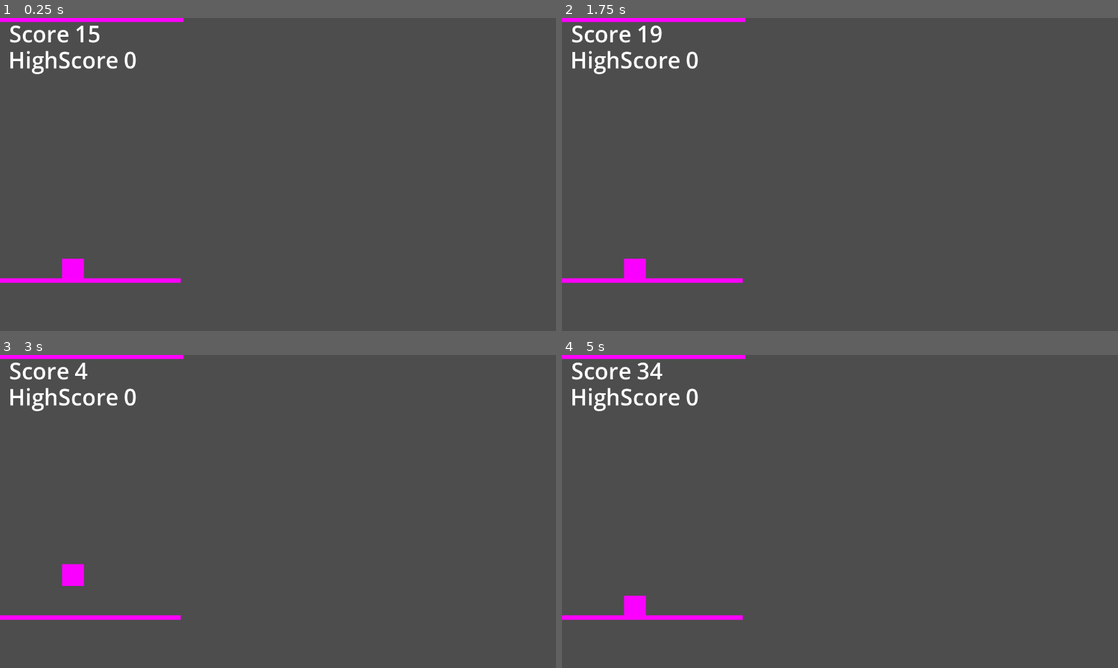
Above: before the commit, frames 1-4 (two rows, left to right).
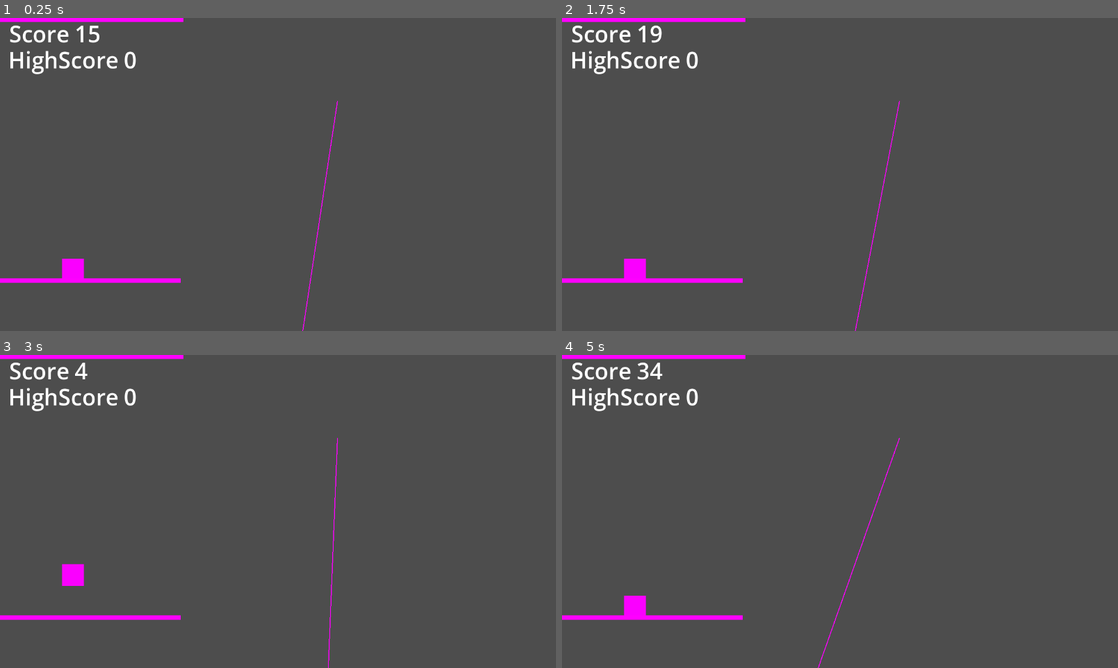
Above: after the commit, the same moments.

Repository: JeffTheCbI4/2FortSprint
Game: Godot game, scene res://scenes/game.tscn
Two runs of this game, one before a commit and one after it. Both use one fixed random seed, a clock stepped at 60 frames per second and the inputs below.
Inputs:
- Up to frame 1 (0.25 s): no input
- Up to frame 2 (1.75 s): hold R 0.53-1.28 s; tap Space at 0.77, 1.52 s; tap Enter at 1.25 s; tap R at 1.35 s
- Up to frame 3 (3 s): hold R 2.03-2.78 s; tap Space at 2.75 s; tap R at 2.85 s
- Up to frame 4 (5 s): tap Space at 3.02, 3.77, 4.52 s; hold R 3.53-4.28 s; tap Enter at 4.25 s; tap R at 4.35 s

The runs differ from the first frame. In frame 1, 0.2% of the frame differs, in the area x 54-61%, y 26-100%; in frame 2, 0.2%; in frame 3, 0.1%; in frame 4, 0.2%, in the area x 46-61%, y 26-100%.

Commit message:
Sniper enemy
Sniper enemy added + some randomness to bullet generation

Diff:
--- a/project.godot
+++ b/project.godot
@@ -10,7 +10,7 @@
 
 [application]
 
-config/name="Jetpack Joyride"
+config/name="MaidenSprint"
 run/main_scene="res://scenes/game.tscn"
 config/features=PackedStringArray("4.2", "Forward Plus")
 config/icon="res://icon.svg"
@@ -28,3 +28,7 @@
 [dotnet]
 
 project/assembly_name="Jetpack Joyride"
+
+[rendering]
+
+textures/canvas_textures/default_texture_filter=0
--- a/scenes/Player.gd
+++ b/scenes/Player.gd
@@ -37,9 +37,9 @@
 	pass
 
 func generate_bullets():
-	var first = generate_bullet(Vector2 (-25, 60), -260)
-	var second = generate_bullet(Vector2 (0, 60), -270)
-	var third = generate_bullet(Vector2 (25, 60), -280)
+	var first = generate_bullet(Vector2 (-25, 60), -260 + randf_range(-20, 20))
+	var second = generate_bullet(Vector2 (0, 60), -270 + randf_range(-20, 20))
+	var third = generate_bullet(Vector2 (25, 60), -280 + randf_range(-20, 20))
 
 func generate_bullet(relational_position, directon_degree):
 	var bullet = bullet_scene.instantiate()
@@ -67,7 +67,7 @@
 		falling_velocity = new_velocity
 
 
-func _die():
+func die():
 	current_state = State.DEAD
 	get_node("Timer").stop()
 	_set_animation("dead")
@@ -79,7 +79,7 @@
 	pass
 
 func _on_area_2d_area_entered(area):
-	_die()
+	die()
 	pass # Replace with function body.
 
 
--- /dev/null
+++ b/scenes/Sniper.gd
@@ -0,0 +1,53 @@
+extends Node2D
+
+@export var angular_speed: float
+var target
+var state: SniperState = SniperState.AIMING
+
+enum SniperState { AIMING, READY_TO_FIRE }
+
+# Called when the node enters the scene tree for the first time.
+func _ready():
+	var target = Global.player
+	print(target)
+	pass # Replace with function body.
+
+
+# Called every frame. 'delta' is the elapsed time since the previous frame.
+func _process(delta):
+	pass
+
+func _physics_process(delta):
+	if (!target):
+		target = Global.player
+	if (state == SniperState.AIMING):
+		_process_ray_cast(delta)
+	if (target):
+		var target_vector = (target.global_position - global_position).normalized()
+		var current_angle = rotation
+		var current_vector = Vector2.from_angle(current_angle).normalized()
+		var product = target_vector.x * current_vector.y - target_vector.y * current_vector.x
+		if (product > 0):
+			current_angle -= angular_speed
+		elif (product < 0):
+			current_angle += angular_speed
+		rotation = current_angle
+
+func _process_ray_cast(delta):
+	var ray:RayCast2D = get_node("RayCast2D")
+	if (ray.is_colliding() && ray.get_collider()):
+		state = SniperState.READY_TO_FIRE
+		get_node("Line2D").default_color = Color.DARK_ORANGE
+		get_node("ShootingTimer").start()
+		pass
+
+
+func _on_shooting_timer_timeout():
+	var ray:RayCast2D = get_node("RayCast2D")
+	print(ray.is_colliding())
+	print(ray.get_collider())
+	print(ray.get_collider())
+	if (ray.is_colliding() && ray.get_collider() && ray.get_collider().owner is Player):
+		target.die()
+	queue_free()
+	pass # Replace with function body.
--- a/scenes/bullet.tscn
+++ b/scenes/bullet.tscn
@@ -1,26 +1,28 @@
 [gd_scene load_steps=4 format=3 uid="uid://cr8nxg8kluq2s"]
 
 [ext_resource type="Script" path="res://scenes/bullet.gd" id="1_d7jpj"]
-
-[sub_resource type="PlaceholderTexture2D" id="PlaceholderTexture2D_4irxy"]
-size = Vector2(10, 10)
+[ext_resource type="Texture2D" uid="uid://dsu8a64g7aigx" path="res://art/feather_bullet.png" id="2_vdmlv"]
 
 [sub_resource type="RectangleShape2D" id="RectangleShape2D_nlwnn"]
 size = Vector2(10, 10)
 
 [node name="Bullet" type="Area2D"]
+scale = Vector2(3, 3)
 collision_layer = 4
 collision_mask = 3
 script = ExtResource("1_d7jpj")
 speed = 500.0
 
 [node name="Sprite2D" type="Sprite2D" parent="."]
-texture = SubResource("PlaceholderTexture2D_4irxy")
+rotation = -2.35619
+texture = ExtResource("2_vdmlv")
 
 [node name="CollisionShape2D" type="CollisionShape2D" parent="."]
+rotation = -2.35619
 shape = SubResource("RectangleShape2D_nlwnn")
 
 [node name="VisibleOnScreenNotifier2D" type="VisibleOnScreenNotifier2D" parent="."]
+rotation = -2.35619
 rect = Rect2(-5, -5, 10, 10)
 
 [connection signal="body_entered" from="." to="." method="_on_body_entered"]
--- a/scenes/playground.tscn
+++ b/scenes/playground.tscn
@@ -6,6 +6,7 @@
 [ext_resource type="PackedScene" uid="uid://b8esc713idmvi" path="res://scenes/obstacles/aiming_obstacle.tscn" id="2_k4d5x"]
 [ext_resource type="PackedScene" uid="uid://df68vq3gn825x" path="res://scenes/floor.tscn" id="3_22sj6"]
 [ext_resource type="PackedScene" uid="uid://b14pld32g3be" path="res://scenes/game_interface.tscn" id="3_nljyv"]
+[ext_resource type="PackedScene" uid="uid://byqkcy3lapy3u" path="res://scenes/sniper.tscn" id="7_yb3rs"]
 
 [node name="Playground" type="Node"]
 script = ExtResource("1_2nymt")
@@ -35,4 +36,7 @@
 position = Vector2(172, 4)
 rotation = 3.14159
 
+[node name="Sniper" parent="." instance=ExtResource("7_yb3rs")]
+position = Vector2(777, 191)
+
 [connection signal="player_died" from="Player" to="." method="_on_player_player_died"]
--- /dev/null
+++ b/scenes/sniper.tscn
@@ -0,0 +1,23 @@
+[gd_scene load_steps=2 format=3 uid="uid://byqkcy3lapy3u"]
+
+[ext_resource type="Script" path="res://scenes/Sniper.gd" id="1_cb0ux"]
+
+[node name="Sniper" type="Node2D"]
+rotation = 1.5708
+script = ExtResource("1_cb0ux")
+angular_speed = 0.01
+
+[node name="Line2D" type="Line2D" parent="."]
+points = PackedVector2Array(0, 0, 1600, 0)
+width = 2.0
+default_color = Color(1, 0, 1, 1)
+
+[node name="RayCast2D" type="RayCast2D" parent="."]
+target_position = Vector2(1600, 0)
+collide_with_areas = true
+collide_with_bodies = false
+
+[node name="ShootingTimer" type="Timer" parent="."]
+one_shot = true
+
+[connection signal="timeout" from="ShootingTimer" to="." method="_on_shooting_timer_timeout"]
Binary file added: art/feather_bullet.png
Not shown, added: art/feather_bullet.png.import
Not shown: 1 places in scenes/playground.tscn that only renumber resources
Not shown, changed: .gitignore
